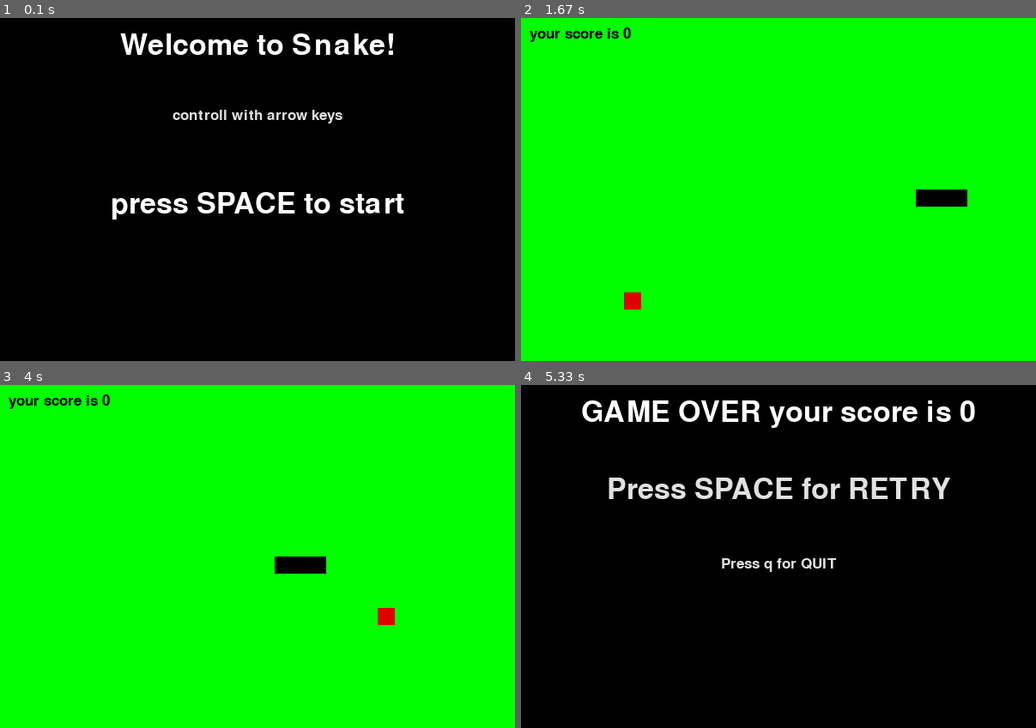
Above: before the commit, frames 1-4 (two rows, left to right).
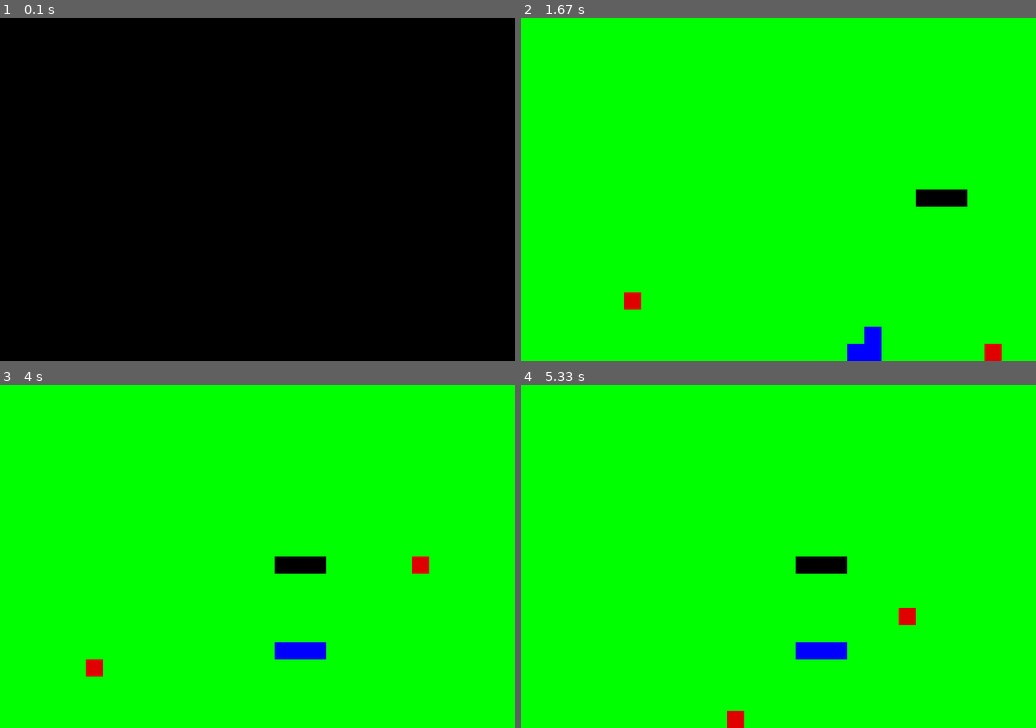
Above: after the commit, the same moments.

Repository: ez-cyver/pygame
Game: pygame game, started from snake.py
Two runs of this game, one before a commit and one after it. Both use one fixed random seed, a clock stepped at 60 frames per second and the inputs below.
Inputs:
- Up to frame 1 (0.1 s): no input
- Up to frame 2 (1.67 s): tap 2 at 0.33 s; hold Space 0.67-1.13 s; hold D 0.67-1.13 s; tap S at 1.17 s; tap A at 1.5 s
- Up to frame 3 (4 s): tap W at 1.83 s; tap Space at 3.67 s
- Up to frame 4 (5.33 s): tap one key every 0.33 s from 4 s: S D S Space

The runs differ from the first frame. In frame 1, 3.6% of the frame differs, in the area x 21-79%, y 4-59%; in frame 2, 1.0%; in frame 3, 1.3%; in frame 4, 100%, in the area x 0-100%, y 0-100%.

Commit message:
Update snake.py

Diff:
--- a/snake.py
+++ b/snake.py
@@ -13,17 +13,20 @@
 font2 = pygame.font.Font(None, 25)
 # initial state
 
-game_state = "start"
+game_state = "select gamemode"
 
 #establish height and width
 width = 600
 height = 400
 window = pygame.display.set_mode((width, height))
 
+multyplayer = False
+
 move_delay = 100
 move_timer = 0
 
 score = 0
+record_score = 0
 
 #establish colors
 
@@ -34,21 +37,36 @@
 #snake
 block_size = 20
 
-
-snake_body = [
+snake_body_1 = [
     [300, 200],
     [280, 200],
     [260, 200]
 ]
 
+snake_body_2 = [
+    [300, 300],
+    [280, 300],
+    [260, 300]
+]
+
+
 #apple
-apple_pos =[
+apple_pos_1 = [
     random.randrange(0,width, block_size),
     random.randrange(0, height, block_size),
 ]
 
-change_x = block_size
-change_y = 0
+apple_pos_2 = [
+    random.randrange(0,width, block_size),
+    random.randrange(0, height, block_size),
+]
+
+change_x_1 = block_size
+change_y_1 = 0
+
+change_x_2 = block_size
+change_y_2 = 0
+
 
 game_is_underway = True
 
@@ -59,7 +77,17 @@
             sys.exit()
 
         if event.type == pygame.KEYDOWN:
-            if game_state == "start":
+
+            if game_state == "select gamemode":
+                if event.key  == pygame.K_1:
+                    multyplayer = False
+                    game_state  = "start"
+                elif event.key == pygame.K_2:
+                    multyplayer = True
+                    game_state  = "start"
+
+
+            elif game_state == "start":
                 if event.key == pygame.K_SPACE:
                     game_state = "play"
 
@@ -74,18 +102,32 @@
 
 
             elif game_state == "play":
-                if event.key == pygame.K_LEFT and change_x == 0:
-                    change_x = -block_size
-                    change_y = 0
-                elif event.key == pygame.K_RIGHT and change_x==0:
-                    change_x = block_size
-                    change_y = 0
-                elif event.key == pygame.K_UP and change_y == 0:
-                    change_x = 0
-                    change_y = -block_size
-                elif event.key == pygame.K_DOWN and change_y == 0:
-                    change_x = 0
-                    change_y = block_size
+                if event.key == pygame.K_LEFT and change_x_1 == 0:
+                    change_x_1 = -block_size
+                    change_y_1 = 0
+                elif event.key == pygame.K_RIGHT and change_x_1 ==0:
+                    change_x_1 = block_size
+                    change_y_1 = 0
+                elif event.key == pygame.K_UP and change_y_1 == 0:
+                    change_x_1 = 0
+                    change_y_1 = -block_size
+                elif event.key == pygame.K_DOWN and change_y_1 == 0:
+                    change_x_1 = 0
+                    change_y_1 = block_size
+
+            if multyplayer == True:
+                if event.key == pygame.K_a and change_x_2 == 0:
+                    change_x_2 = -block_size
+                    change_y_2 = 0
+                elif event.key == pygame.K_d and change_x_2 == 0:
+                    change_x_2 = block_size
+                    change_y_2 = 0
+                elif event.key == pygame.K_w and change_y_2 == 0:
+                    change_x_2 = 0
+                    change_y_2 = -block_size
+                elif event.key == pygame.K_s and change_y_2 == 0:
+                    change_x_2 = 0
+                    change_y_2 = block_size
 
     if game_state == "start":
         window.fill(black)
@@ -112,62 +154,123 @@
     elif game_state == "play":
         if move_timer >= move_delay:
             move_timer = 0
-            new_head = [snake_body[0][0] + change_x, snake_body[0][1]+change_y]
-            snake_body.insert(0,new_head) #adds a new body
-            if new_head == apple_pos:
+            new_head_1 = [snake_body_1[0][0] + change_x_1, snake_body_1[0][1]+change_y_1]
+            snake_body_1.insert(0,new_head_1) #adds a new body
+            if new_head_1 == apple_pos_1:
                 score += 1
-                apple_pos =[
-                random.randrange(0,width, block_size),
-                random.randrange(0, height, block_size),
-
-            ]
+                apple_pos_1 = [
+                    random.randrange(0, width, block_size),
+                    random.randrange(0, height, block_size),
+                ]
+            elif multyplayer == True and new_head_1 == apple_pos_2:
+                score += 1
+                apple_pos_2 = [
+                    random.randrange(0, width, block_size),
+                    random.randrange(0, height, block_size),
+                ]
             else:
-                snake_body.pop()
+                snake_body_1.pop()
+            if multyplayer == False:
+                if record_score < score:
+                    record_score += 1
 
             sanke_dead = False
 
             if(
-                snake_body[0][0] < 0
-                or snake_body [0][0] >= width
-                or snake_body [0][1] < 0
-                or snake_body [0][1] >= height
+                snake_body_1[0][0] < 0
+                or snake_body_1 [0][0] >= width
+                or snake_body_1 [0][1] < 0
+                or snake_body_1 [0][1] >= height
             ):
                 sanke_dead = True
 
-            for block in snake_body [1:]:
-                if snake_body[0] == block:
+            for block in snake_body_1 [1:]:
+                if snake_body_1[0] == block:
                     sanke_dead = True
 
 
-                if sanke_dead == True:
-                    game_state = "menu"
-                    snake_body = [[300, 200], [280, 200], [260, 200]]
-                    change_x = block_size
-                    change_y = 0
-                    apple_pos = [
+
+
+            if multyplayer == True:#sanake_2
+                new_head_2 = [snake_body_2[0][0] + change_x_2, snake_body_2[0][1]+change_y_2]
+                snake_body_2.insert(0,new_head_2) #adds a new body
+                if new_head_2 == apple_pos_1:
+                    score += 1
+                    apple_pos_1 = [
                         random.randrange(0, width, block_size),
                         random.randrange(0, height, block_size),
                     ]
-                    move_timer = 0
-
+                elif new_head_2 == apple_pos_2:
+                    score += 1
+                    apple_pos_2 = [
+                        random.randrange(0, width, block_size),
+                        random.randrange(0, height, block_size),
+                    ]
+                else:
+                    snake_body_2.pop()
+
+                if(
+                    snake_body_2[0][0] < 0
+                    or snake_body_2 [0][0] >= width
+                    or snake_body_2 [0][1] < 0
+                    or snake_body_2 [0][1] >= height
+                ):
+                    sanke_dead = True
+
+                for block in snake_body_2 [1:]:
+                    if snake_body_2[0] == block:
+                        sanke_dead = True
+
+
+            if sanke_dead == True:
+                game_state = "menu"
+                snake_body_1 = [[300, 200], [280, 200], [260, 200]]
+                snake_body_2 = [[300, 300], [280, 300], [260, 300]]
+                change_x_1 = block_size
+                change_y_1 = 0
+                change_x_2 = block_size
+                change_y_2 = 0
+                apple_pos_1 = [
+                    random.randrange(0, width, block_size),
+                    random.randrange(0, height, block_size),
+                ]
+                apple_pos_2 = [
+                    random.randrange(0, width, block_size),
+                    random.randrange(0, height, block_size),
+                ]
+                move_timer = 0
 
             #green background
             window.fill(green)
 
-            score_render = font2.render(
-                f"your score is {score}", True, (0, 0, 0)
+            if multyplayer == False:
+                score_render = font2.render(
+                    f"current score: {score}", True, (0, 0, 0)
+                )
+                window.blit(
+                    score_render, (10, 10)
+                )
+                record_score_render = font2.render(
+                    f"best score: {record_score}", True, (0, 0, 0)
+                )
+                window.blit(
+                    record_score_render, (width - record_score_render.get_width() - 10, 10)
+                )
+
+            #draw snake
+            for block in snake_body_1:
+                pygame.draw.rect(window, black, [block[0], block[1], block_size, block_size])
+
+            pygame.draw.rect(
+                window, red, [apple_pos_1[0], apple_pos_1[1], block_size, block_size]
             )
-            window.blit(
-                score_render, (10, 10)
-            )
-
-            #draw snake
-            for block in snake_body:
-                pygame.draw.rect(window, black, [block[0], block[1], block_size, block_size])
-
-            pygame.draw.rect(
-                window, red, [apple_pos[0], apple_pos[1], block_size, block_size]
-            )
+
+            if multyplayer == True:
+                for block in snake_body_2:
+                    pygame.draw.rect(window, (0, 0, 255), [block[0], block[1], block_size, block_size])
+                pygame.draw.rect(
+                    window, red, [apple_pos_2[0], apple_pos_2[1], block_size, block_size]
+                )
 
     elif game_state == "menu":
         window.fill(black)
